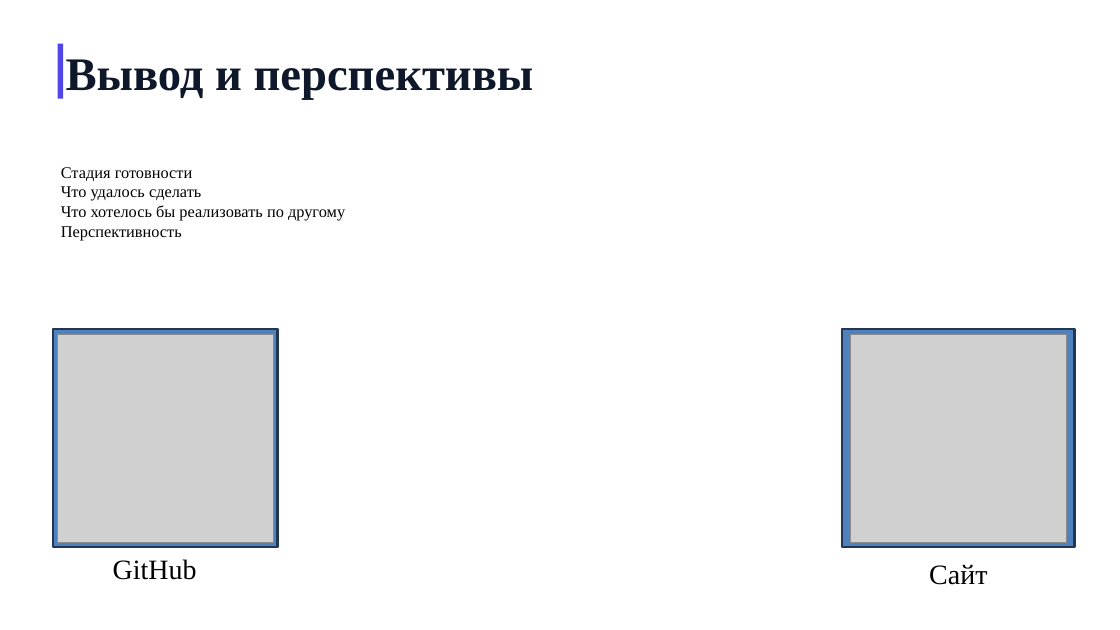
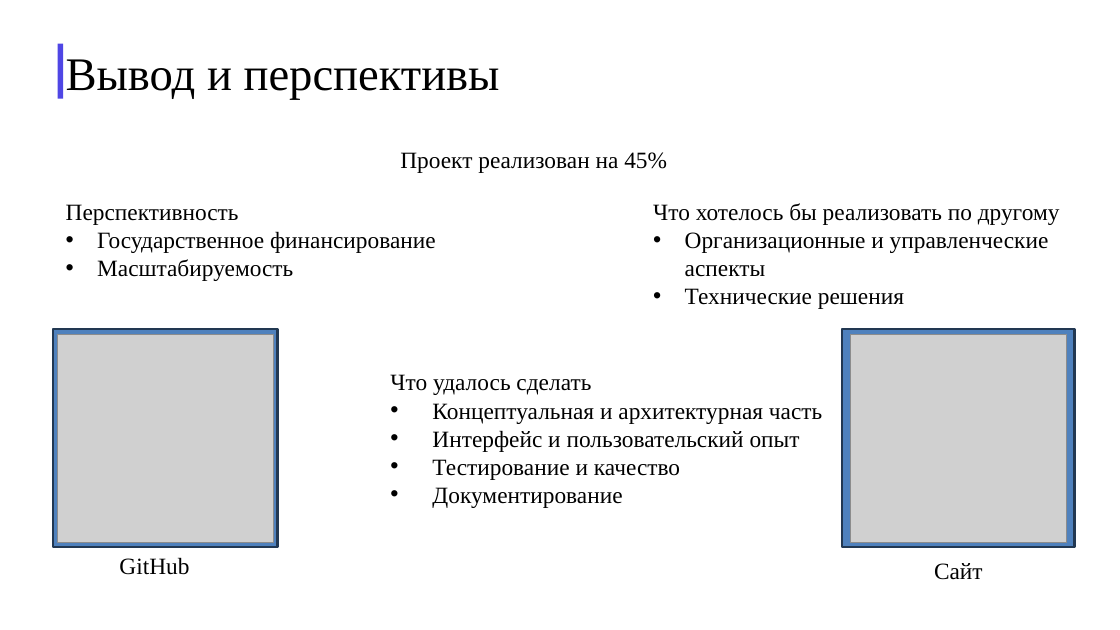
Before and after one commit to KOngfrost/BankBankBank, a slide deck: slide 15 of GosBank.pptx. Drawn at 1120x630 pixels with LibreOffice and Linux fonts; fonts in the diff are those of the drawing; grey boxes stand for pictures; background and template pictures are left out. Boxes give left, top, right and bottom in pixels: in the first picture for what was removed or moved away, otherwise in the second. Text is boxed around its words. In the diff, an @@ line names an element or a change of style, - is before the commit and + after.

```diff
--- a/GosBank.pptx
+++ b/GosBank.pptx
@@ text "Вывод и перспективы" at [66, 59, 500, 100]: text colour #0F172A to #000000, bold off @@
@@ text removed at [61, 167, 345, 240] @@
-Стадия готовности
-Что удалось сделать
-Что хотелось бы реализовать по другому
-Перспективность
@@ text added at [400, 152, 667, 173], 20 pt, text #000000 @@
+Проект реализован на 45%
@@ text added at [66, 204, 436, 281], 20 pt, text #000000 @@
+Перспективность
+• Государственное финансирование
+• Масштабируемость
@@ text added at [653, 203, 1060, 309], 20 pt, text #000000 @@
+Что хотелось бы реализовать по другому
+• Организационные и управленческие аспекты
+• Технические решения
@@ text added at [390, 374, 822, 508], 20 pt, text #000000 @@
+Что удалось сделать
+• Концептуальная и архитектурная часть
+• Интерфейс и пользовательский опыт
+• Тестирование и качество
+• Документирование
@@ text "GitHub" at [119, 557, 189, 575]: size 24 to 20 pt @@
@@ text "Сайт" at [934, 563, 983, 580]: size 24 to 20 pt @@
```
Also in this commit, not shown: 5 other files.
